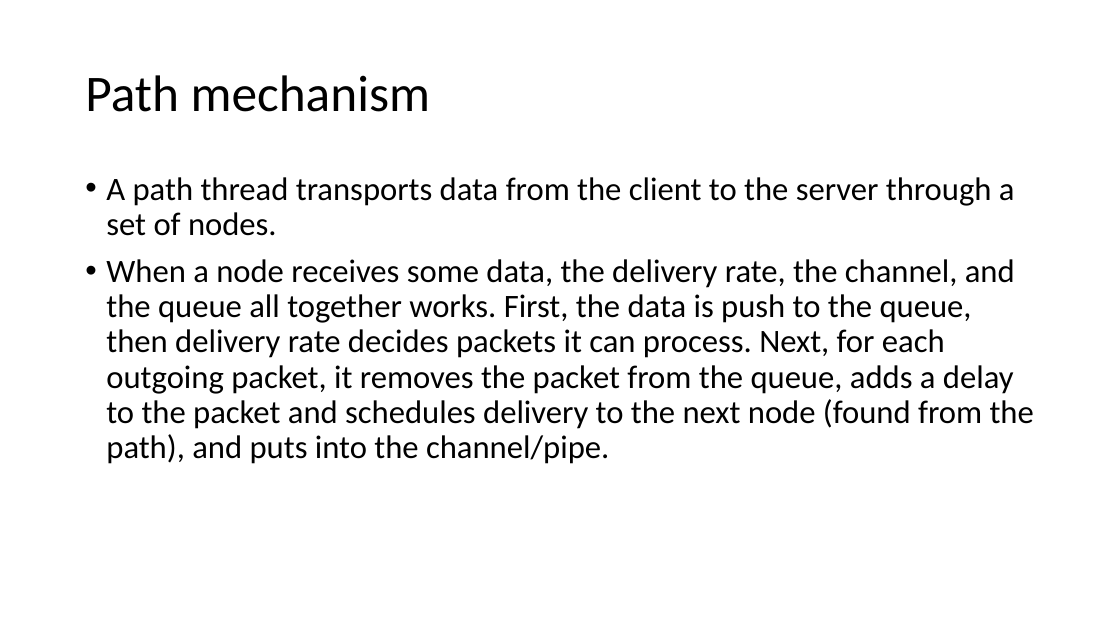
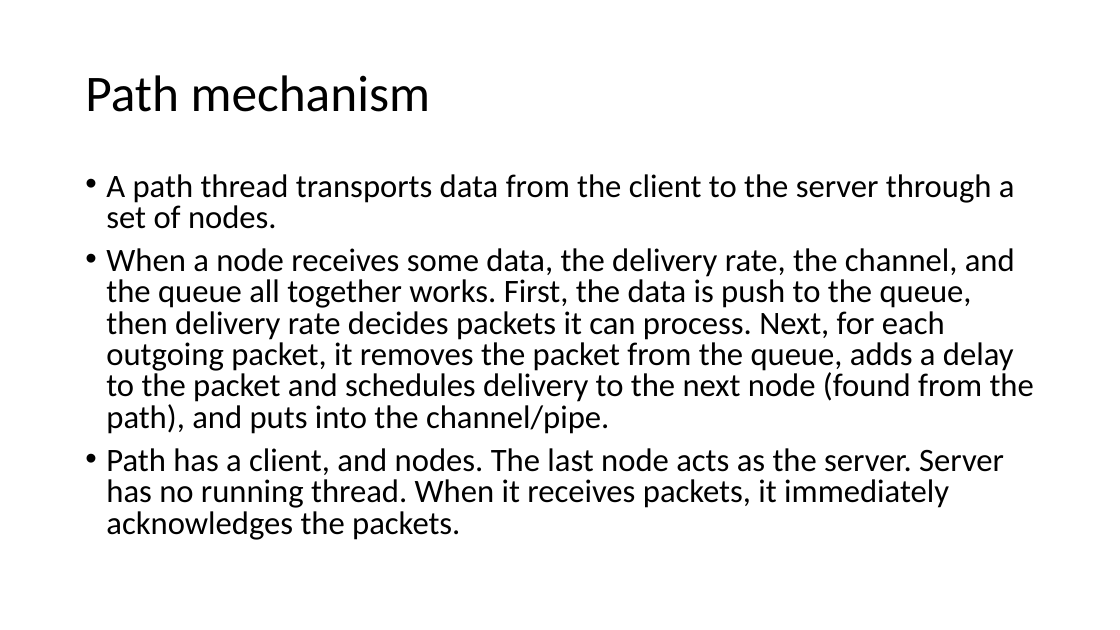
Before and after one commit to adhocmaster/pyns, a slide deck: slide 12 of doc/plan.pptx. Drawn at 1120x630 pixels with LibreOffice and Linux fonts; fonts in the diff are those of the drawing. Boxes give left, top, right and bottom in pixels: in the first picture for what was removed or moved away, otherwise in the second. Text is boxed around its words. In the diff, an @@ line names an element or a change of style, - is before the commit and + after.

Commit message:
packet is going through the path. need more testing

```diff
--- a/doc/plan.pptx
+++ b/doc/plan.pptx
@@ text at (x1=106, y1=174, x2=1034, y2=434): line spacing 0.9 to 0.8 @@
@@ text at (x1=106, y1=448, x2=1004, y2=540): paragraph added @@
+• Path has a client, and nodes. The last node acts as the server. Server has no running thread. When it receives packets, it immediately acknowledges the packets.
```
Also in this commit, not shown: 7 other files.
